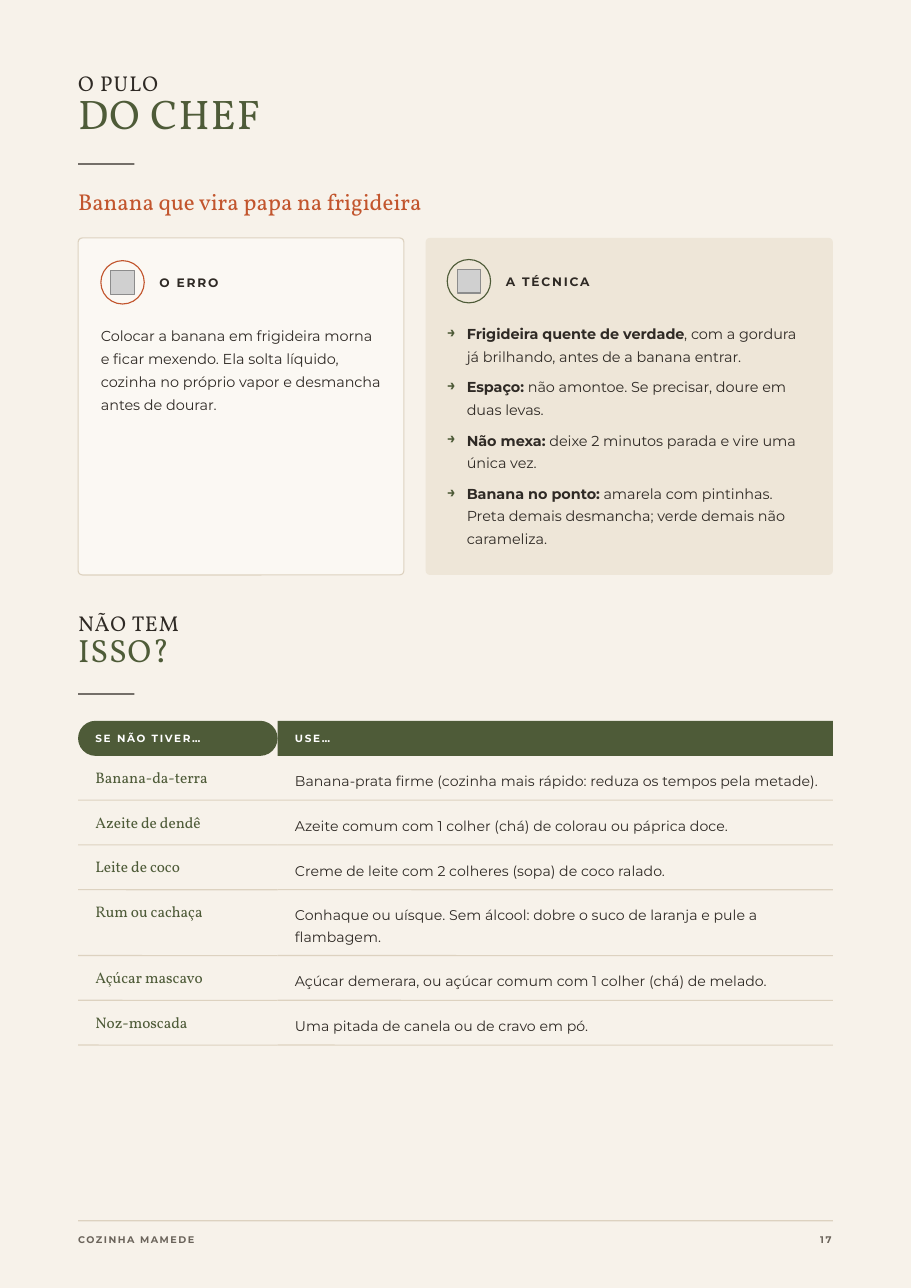
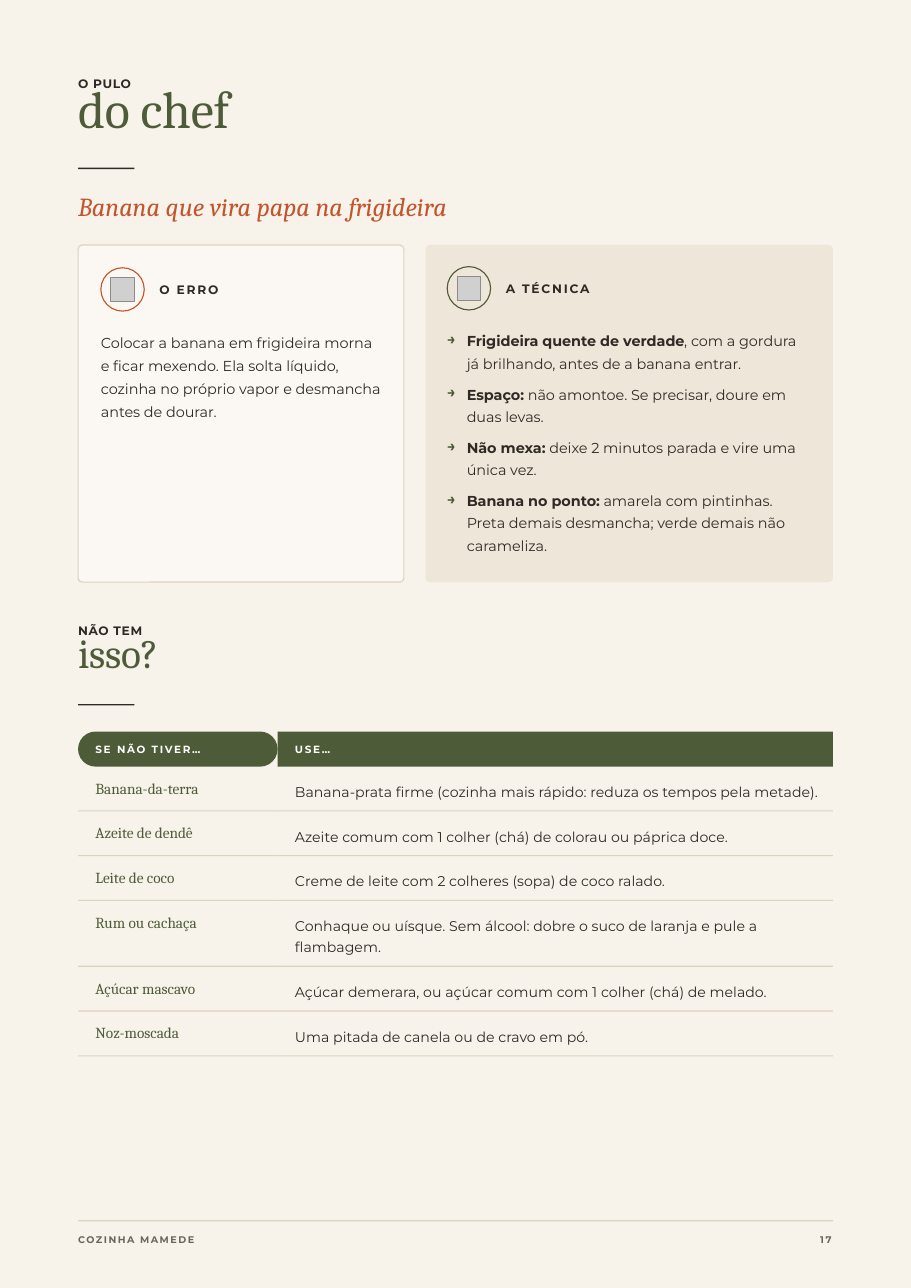
Before and after one commit to monelleayabamensah-hub/ebook-receitas, a slide deck: slide 17 of versoes/VERSAO COM FOTOGRAFIAS/Cozinha-Mamede-Canva.pptx. Drawn at 911x1288 pixels with LibreOffice and Linux fonts; fonts in the diff are those of the drawing; grey boxes stand for pictures. Boxes give left, top, right and bottom in pixels: in the first picture for what was removed or moved away, otherwise in the second. Text is boxed around its words. In the diff, an @@ line names an element or a change of style, - is before the commit and + after.

```diff
--- a/versoes/VERSAO COM FOTOGRAFIAS/Cozinha-Mamede-Canva.pptx
+++ b/versoes/VERSAO COM FOTOGRAFIAS/Cozinha-Mamede-Canva.pptx
@@ text at <box>78,80,230,129</box>: text changed; size 27 to 34 pt; font Vollkorn to Cambria @@
-DO CHEF
+do chef
@@ text "O PULO" at <box>78,79,131,88</box>: size 14 to 8 pt, font Vollkorn to Montserrat, letter spacing 0.7 to 0.4 pt, bold on; line spacing 16.1pt to 11.2pt @@
@@ text "Banana que vira papa na ..." at <box>78,198,447,222</box>: size 15 to 17 pt, font Vollkorn to Cambria, italic on; line spacing 19.5pt to 21.2pt @@
@@ 7 texts, 4 rounded rectangles, 2 pictures, 1 rectangle: place and size @@
-7 texts, 4 rounded rectangles, 2 pictures, 1 rectangle at <box>78,163,833,575</box>
+7 texts, 4 rounded rectangles, 2 pictures, 1 rectangle at <box>78,167,833,582</box>
@@ text "NÃO TEM" at <box>78,624,142,635</box>: size 14 to 8 pt, font Vollkorn to Montserrat, letter spacing 0.7 to 0.4 pt, bold on; line spacing 16.1pt to 11.2pt @@
@@ text "NÃO TEM": place and size @@
-text "NÃO TEM" at <box>78,613,179,641</box>
+text "NÃO TEM" at <box>78,624,142,635</box>
@@ text at <box>78,630,158,669</box>: text changed; size 21 to 27 pt; font Vollkorn to Cambria @@
-ISSO?
+isso?
@@ text "Banana-da-terra": place and size @@
-text "Banana-da-terra" at <box>95,772,207,783</box>
+text "Banana-da-terra" at <box>95,783,198,794</box>
@@ font Vollkorn to Cambria in 6 elements at <box>95,983,195,997</box>, <box>95,827,193,838</box>, <box>95,872,175,883</box>, <box>95,917,197,931</box>, <box>95,783,198,794</box>, <box>95,1027,179,1038</box> @@
@@ text "Noz-moscada": place and size @@
-text "Noz-moscada" at <box>95,1017,187,1028</box>
+text "Noz-moscada" at <box>95,1027,179,1038</box>
@@ 16 texts, 12 lines, 2 rectangles, 1 rounded rectangle: place and size @@
-16 texts, 12 lines, 2 rectangles, 1 rounded rectangle at <box>78,371,833,1045</box>
+16 texts, 12 lines, 2 rectangles, 1 rounded rectangle at <box>78,379,833,1056</box>
```
Also in this commit, not shown: 40 other slides changed, 19 other files.
